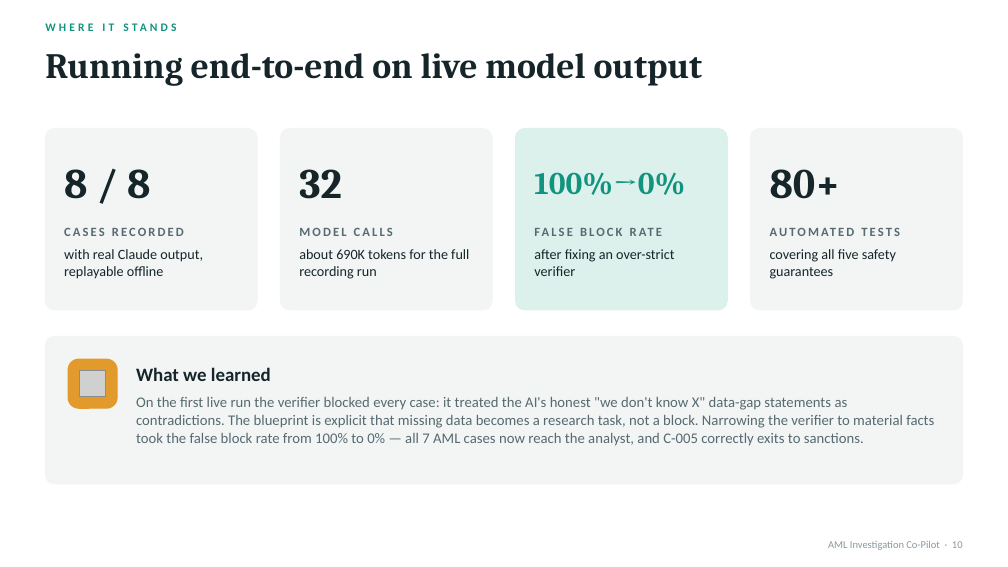
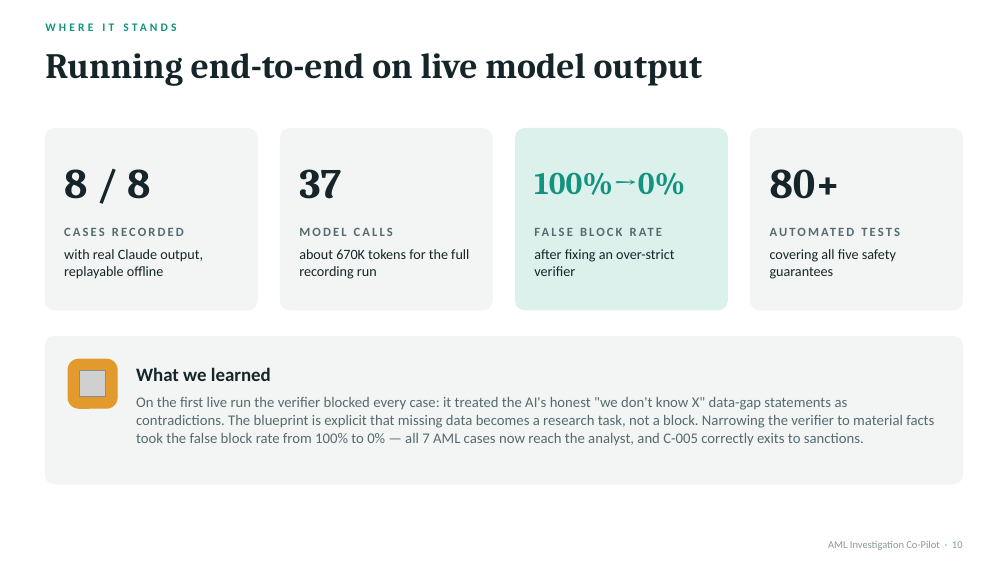
Before and after one commit to Ajoshith/AML-copilot, a slide deck: slide 10 of OneDrive/Desktop/cloud_reboot_projects/aml-copilot/docs/AML_CoPilot_Demo.pptx. Drawn at 1008x567 pixels with LibreOffice and Linux fonts; fonts in the diff are those of the drawing; grey boxes stand for pictures. Boxes give left, top, right and bottom in pixels: in the first picture for what was removed or moved away, otherwise in the second. Text is boxed around its words. In the diff, an @@ line names an element or a change of style, - is before the commit and + after.

```diff
--- a/OneDrive/Desktop/cloud_reboot_projects/aml-copilot/docs/AML_CoPilot_Demo.pptx
+++ b/OneDrive/Desktop/cloud_reboot_projects/aml-copilot/docs/AML_CoPilot_Demo.pptx
@@ text at [299, 169, 341, 199]: text changed @@
-32
+37
@@ text at [299, 249, 469, 279]: text changed @@
-about 690K tokens for the full recording run
+about 670K tokens for the full recording run
```
Also in this commit, not shown: 2 other slides changed, 40 other files.
